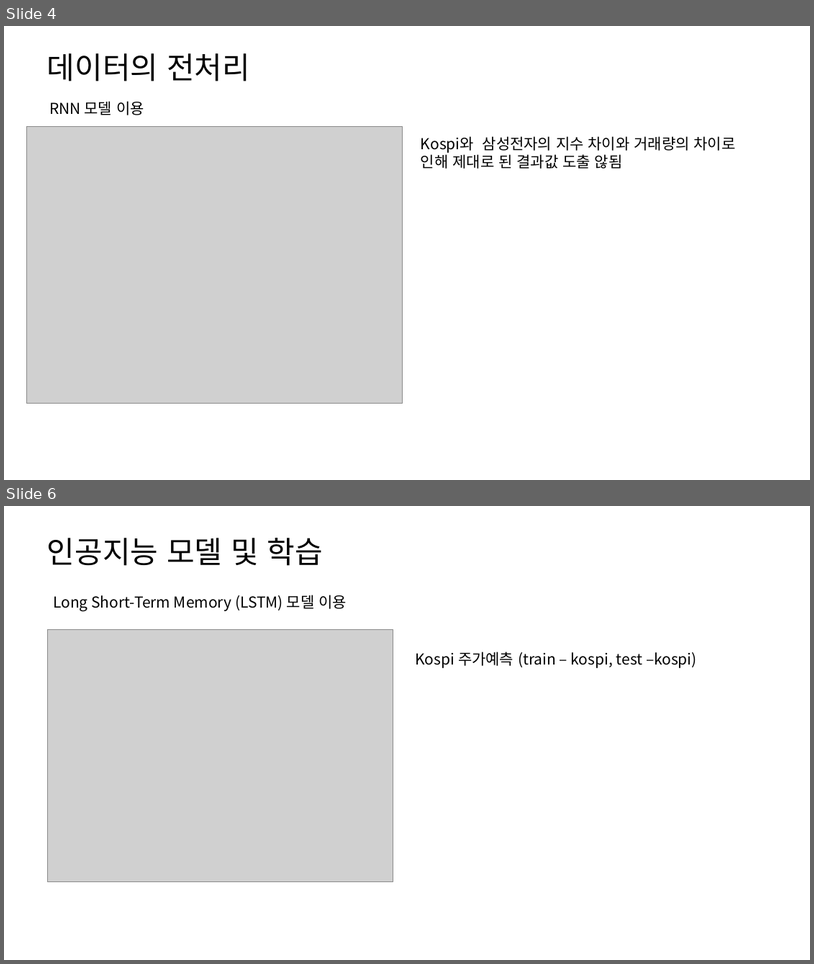
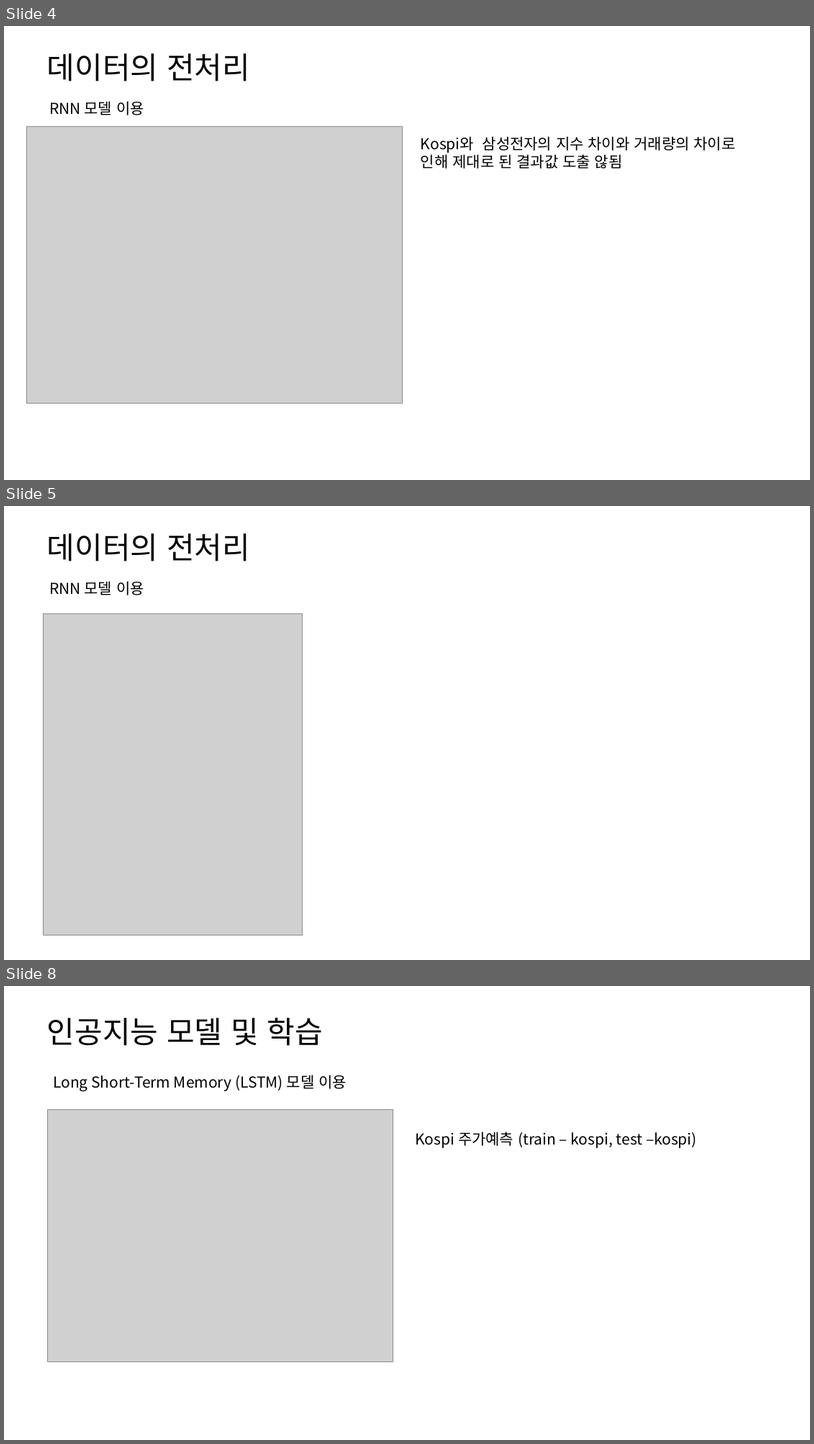
Before and after one commit to hanminJ/stock_analysis, a slide deck: 인공지능을 통한 주가예측.pptx. Shown one above the other, each under a label of ours: slides 4 and 6 before the commit, slides 4, 5 and 8 after it; the slides between them are not shown. The pictures are 814x964 and 814x1444 pixels, drawn with LibreOffice and Linux fonts; fonts in the diff are those of the drawing; grey boxes stand for pictures. Boxes give left, top, right and bottom in pixels: in the first picture for what was removed or moved away, otherwise in the second. Text is boxed around its words. In the diff, an @@ line names an element or a change of style, - is before the commit and + after.

```diff
--- a/인공지능을 통한 주가예측.pptx
+++ b/인공지능을 통한 주가예측.pptx
@@ slide 5 added at (4,506,810,960), background #FFFFFF @@
@@ title added at (47,533,250,561), 36 pt, text #000000 @@
+데이터의 전처리
@@ text added at (49,581,144,595), 18 pt, text #000000 @@
+RNN 모델 이용
@@ picture added at (44,613,303,935) @@
@@ what was slide 6 is now slide 8 @@
```
Also in this commit, not shown: 2 other slides added, 1 slide removed.
